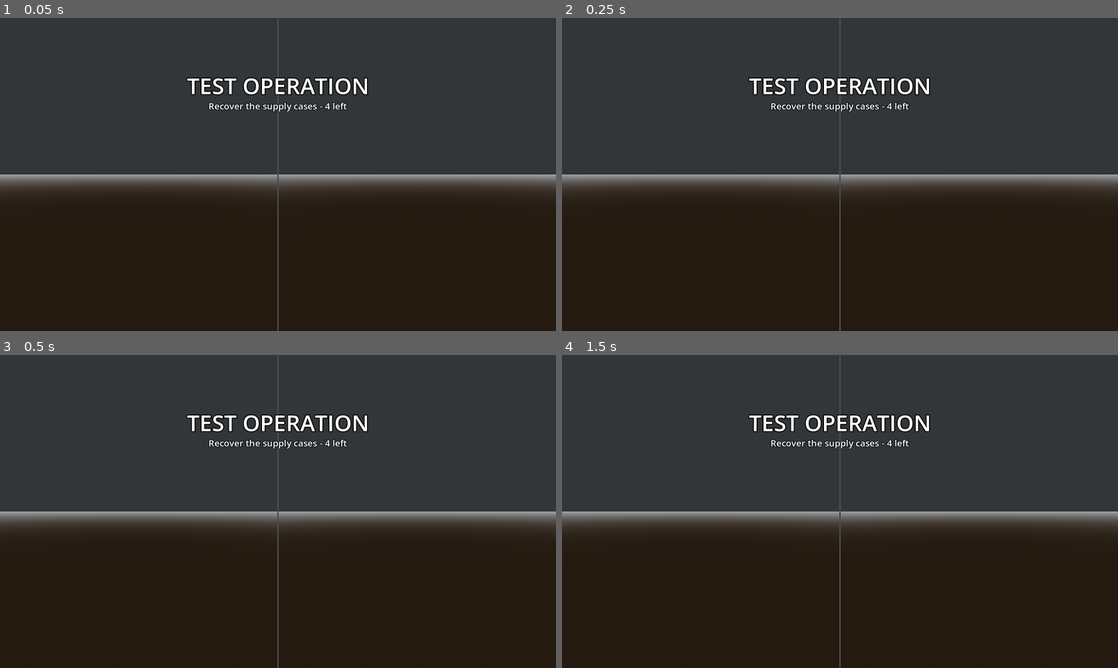
Above: before the commit, frames 1-4 (two rows, left to right).
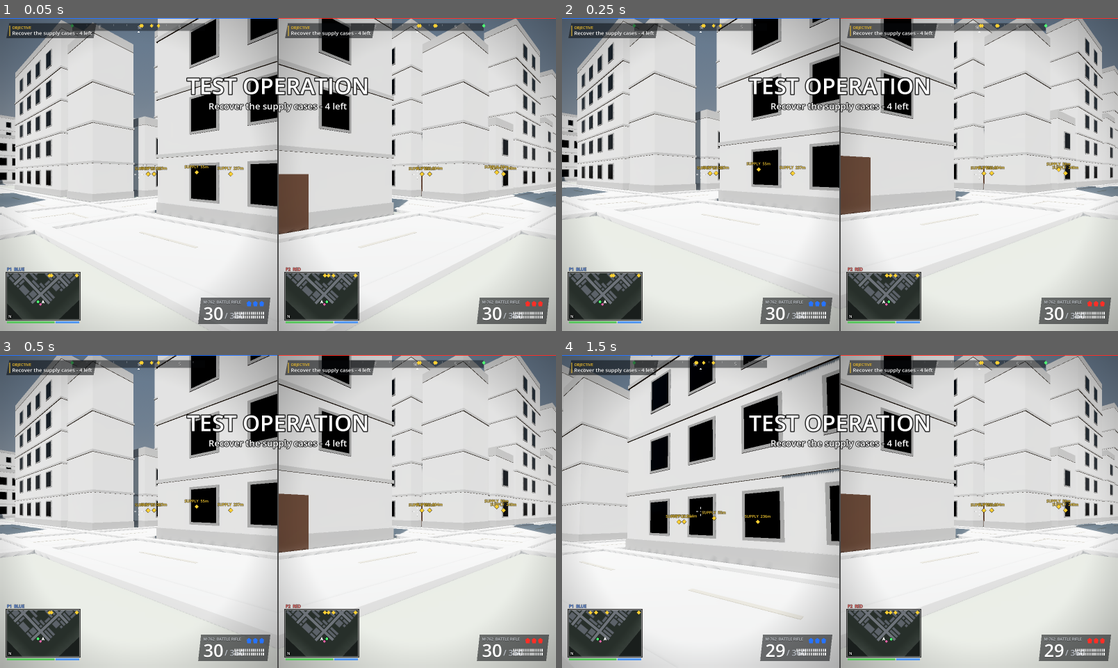
Above: after the commit, the same moments.

Repository: achille010/gemz
Game: Godot game, scene res://main.tscn
The game is run twice, just before and just after one commit, with the same random seed, the same clock (stepped at 60 frames per second) and the same inputs.
Inputs (mouse positions are in pixels of both pictures, inside the frame that each line leads up to):
- Up to frame 1 (0.05 s): no input
- Up to frame 2 (0.25 s): no input
- Up to frame 3 (0.5 s): no input
- Up to frame 4 (1.5 s): tap Enter at 0.5 s; move the mouse to (962, 495) at 0.52 s; hold D 0.53-1.28 s; tap E at 0.6 s; click (962, 495) at 0.67 s; tap Space at 0.77 s; move the mouse to (728, 527) at 1.27 s; hold S from 1.28 s (still down); tap R at 1.35 s; click (728, 527) at 1.42 s

The runs differ from the first frame. In frame 1, 96% of the frame differs, in the area x 0-100%, y 0-100%; in frame 2, 97%; in frame 3, 97%; in frame 4, 97%.
Error before the commit: Parse Error: Cannot infer the type of "spd" variable because the value doesn't have a set type. (res://scripts/player.gd:186)

Commit message:
strike_team: FIX frozen controls (player.gd wasn't compiling) + mouse look
Root cause of 'controls frozen / spawn wrong / arms missing' in the last
screenshot: player.gd failed to parse because strict-typed vars (strafe_lean,
look_slow, move_slow, spd, body_dmg) were initialised from Variant-returning
lerp()/clamp(). The script never loaded, so no player ever spawned - what
was on screen was the default Camera3D at origin looking down -Z. Nothing
was 'under the map'; there was no player at all.

Fixes:
- Replace lerp/clamp with typed lerpf/clampf and annotate the vars as
  : float. Game compiles clean under Godot 4.7.2 and runs end to end
  (verified by headless --quit, no parse errors).

Solo mouse look (new):
- In solo mode the engine captures the cursor (Input.MOUSE_MODE_CAPTURED).
- _input() pipes relative mouse motion into mouse_delta, LMB -> fire,
  RMB -> scope.
- get_input() surfaces yaw_delta/pitch_delta on P1's input dict; _alive()
  applies them straight to yaw/pitch bypassing dt-rate scaling, so mouse
  feel is standard-FPS regardless of frame rate.
- First Esc releases the cursor so you can move the pointer; click back
  in the window to re-capture.

Verified by launching a solo survive mission with --shot: HUD renders,
rifle is in hip-fire position at correct eye-level, objective + minimap +
ammo counter all draw. See screenshot in scratchpad/game_test.png.

Diff:
--- a/strike_team/godot/scripts/main.gd
+++ b/strike_team/godot/scripts/main.gd
@@ -31,6 +31,10 @@
 var pad_time := [-10.0, -10.0]
 var crouch_prev := [false, false]
 var kb_look := [Vector2.ZERO, Vector2.ZERO]       # smoothed keyboard look input (0..1 each axis)
+var mouse_delta := Vector2.ZERO                   # solo-mode mouse look accumulator
+var mouse_fire := false
+var mouse_aim := false
+const MOUSE_SENS := 0.0025
 var rng := RandomNumberGenerator.new()
 var gen
 var world: Node3D
@@ -100,6 +104,8 @@
 	_build_overlay()
 	if showcase:
 		_do_showcase()
+	if solo:
+		Input.mouse_mode = Input.MOUSE_MODE_CAPTURED
 	if sounds.has("music"):
 		var mp := AudioStreamPlayer.new()
 		mp.stream = sounds["music"]
@@ -1010,6 +1016,26 @@
 	return 1.0 if Input.is_physical_key_pressed(key) else 0.0
 
 
+func _input(ev: InputEvent) -> void:
+	if not solo:
+		return
+	if ev is InputEventMouseMotion and Input.mouse_mode == Input.MOUSE_MODE_CAPTURED:
+		mouse_delta += (ev as InputEventMouseMotion).relative
+	elif ev is InputEventMouseButton:
+		var mb := ev as InputEventMouseButton
+		if mb.button_index == MOUSE_BUTTON_LEFT:
+			mouse_fire = mb.pressed
+		elif mb.button_index == MOUSE_BUTTON_RIGHT:
+			mouse_aim = mb.pressed
+	elif ev is InputEventKey and (ev as InputEventKey).pressed and (ev as InputEventKey).keycode == KEY_ESCAPE:
+		# first Escape releases the mouse so the user can move the pointer; second Escape quits
+		if Input.mouse_mode == Input.MOUSE_MODE_CAPTURED:
+			Input.mouse_mode = Input.MOUSE_MODE_VISIBLE
+			get_viewport().set_input_as_handled()
+	elif ev is InputEventMouseButton and (ev as InputEventMouseButton).pressed and Input.mouse_mode == Input.MOUSE_MODE_VISIBLE:
+		Input.mouse_mode = Input.MOUSE_MODE_CAPTURED
+
+
 func get_input(i: int) -> Dictionary:
 	var mv := Vector2.ZERO
 	var lk := Vector2.ZERO
@@ -1054,9 +1080,21 @@
 	crouch = crouch or Input.is_physical_key_pressed(k[8])
 	fire = fire or Input.is_physical_key_pressed(k[9])
 	aim = aim or Input.is_physical_key_pressed(k[10])
+	# solo mouse look: pointer motion drives P1's look as a direct yaw/pitch delta (bypasses dt);
+	# LMB fires, RMB scopes
+	var yaw_delta := 0.0
+	var pitch_delta := 0.0
+	if solo and i == 0:
+		yaw_delta = -mouse_delta.x * MOUSE_SENS
+		pitch_delta = -mouse_delta.y * MOUSE_SENS
+		mouse_delta = Vector2.ZERO
+		fire = fire or mouse_fire
+		aim = aim or mouse_aim
 	var pressed: bool = crouch and not crouch_prev[i]
 	crouch_prev[i] = crouch
-	return {"move": mv.limit_length(1.0), "look": lk.limit_length(1.0), "crouch_pressed": pressed, "fire": fire, "aim": aim}
+	return {"move": mv.limit_length(1.0), "look": lk.limit_length(1.0),
+		"crouch_pressed": pressed, "fire": fire, "aim": aim,
+		"yaw_delta": yaw_delta, "pitch_delta": pitch_delta}
 
 
 func _poll_udp() -> void:
--- a/strike_team/godot/scripts/player.gd
+++ b/strike_team/godot/scripts/player.gd
@@ -159,7 +159,7 @@
 	var local_vx := 0.0
 	if state == "alive":
 		local_vx = Vector2.from_angle(-yaw).rotated(-PI / 2.0).dot(Vector2(velocity.x, velocity.z))
-	var strafe_lean := clamp(local_vx * 0.06, -0.25, 0.25)
+	var strafe_lean: float = clampf(local_vx * 0.06, -0.25, 0.25)
 	var reload_z := sin(main.elapsed * 9.0) * 0.08 * reload_anim_t
 	visual.rotation.z = lerp(visual.rotation.z, reload_z + strafe_lean, dt * 10.0)
 	visual.scale.y = lerp(visual.scale.y, (0.72 if crouched and state == "alive" else 1.0), dt * 10.0)
@@ -175,15 +175,16 @@
 	# scope input - only valid when a bullet is actually chambered
 	aiming = bool(inp.get("aim", false)) and mag > 0 and reload_t <= 0.0
 	aim_t = clamp(aim_t + (dt * 6.5 if aiming else -dt * 7.0), 0.0, 1.0)
-	var look_slow := lerp(1.0, 0.35, aim_t)      # scoped = finer aim
-	var move_slow := lerp(1.0, 0.45, aim_t)      # scoped = planted stance
+	var look_slow: float = lerpf(1.0, 0.35, aim_t)      # scoped = finer aim
+	var move_slow: float = lerpf(1.0, 0.45, aim_t)      # scoped = planted stance
 	var lk: Vector2 = inp["look"]
-	yaw -= lk.x * YAW_RATE * look_slow * dt
-	pitch = clamp(pitch + lk.y * PITCH_RATE * look_slow * dt, deg_to_rad(-PITCH_LIMIT), deg_to_rad(PITCH_LIMIT))
+	var ms: float = look_slow        # scope sensitivity multiplier applies to mouse too
+	yaw -= lk.x * YAW_RATE * look_slow * dt + float(inp.get("yaw_delta", 0.0)) * ms
+	pitch = clamp(pitch + lk.y * PITCH_RATE * look_slow * dt + float(inp.get("pitch_delta", 0.0)) * ms, deg_to_rad(-PITCH_LIMIT), deg_to_rad(PITCH_LIMIT))
 	var mv: Vector2 = inp["move"]
 	var b := Basis(Vector3.UP, yaw)
 	var dir := (-b.z * mv.y + b.x * mv.x)
-	var spd := (CROUCH_WALK if crouched else WALK) * move_slow
+	var spd: float = (CROUCH_WALK if crouched else WALK) * move_slow
 	velocity.x = lerp(velocity.x, dir.x * spd, min(1.0, dt * 12.0))
 	velocity.z = lerp(velocity.z, dir.z * spd, min(1.0, dt * 12.0))
 	if mv.length() > 0.2 and is_on_floor():
@@ -232,7 +233,7 @@
 		var c = hit["collider"]
 		if c != null and c.is_in_group("bot"):
 			var headshot: bool = end.y - c.global_position.y > 1.45
-			var body_dmg: float = lerp(34.0, 110.0, aim_t)   # fully scoped = one-shot a soldier, two-shot a heavy
+			var body_dmg: float = lerpf(34.0, 110.0, aim_t)   # fully scoped = one-shot a soldier, two-shot a heavy
 			c.take_damage(100.0 if headshot else body_dmg, self, headshot)
 			hitmark = 0.15
 			main.play_sfx("hit", global_position, -8.0)
